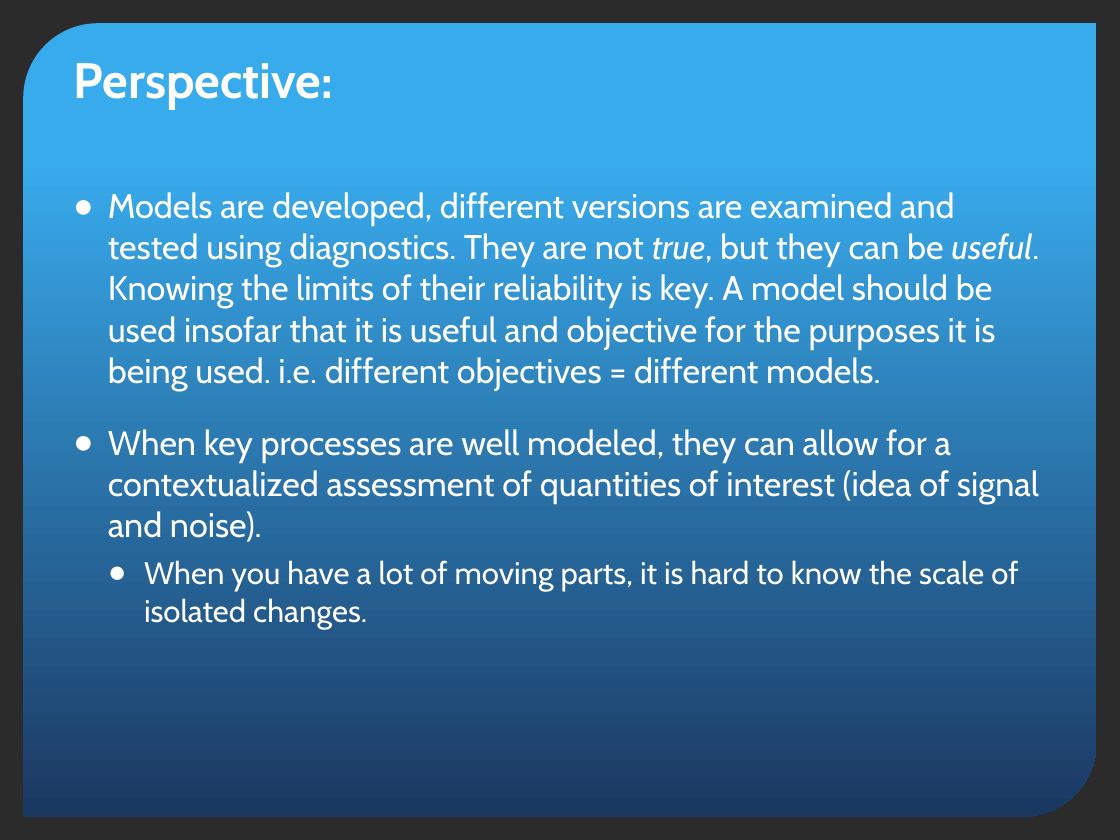
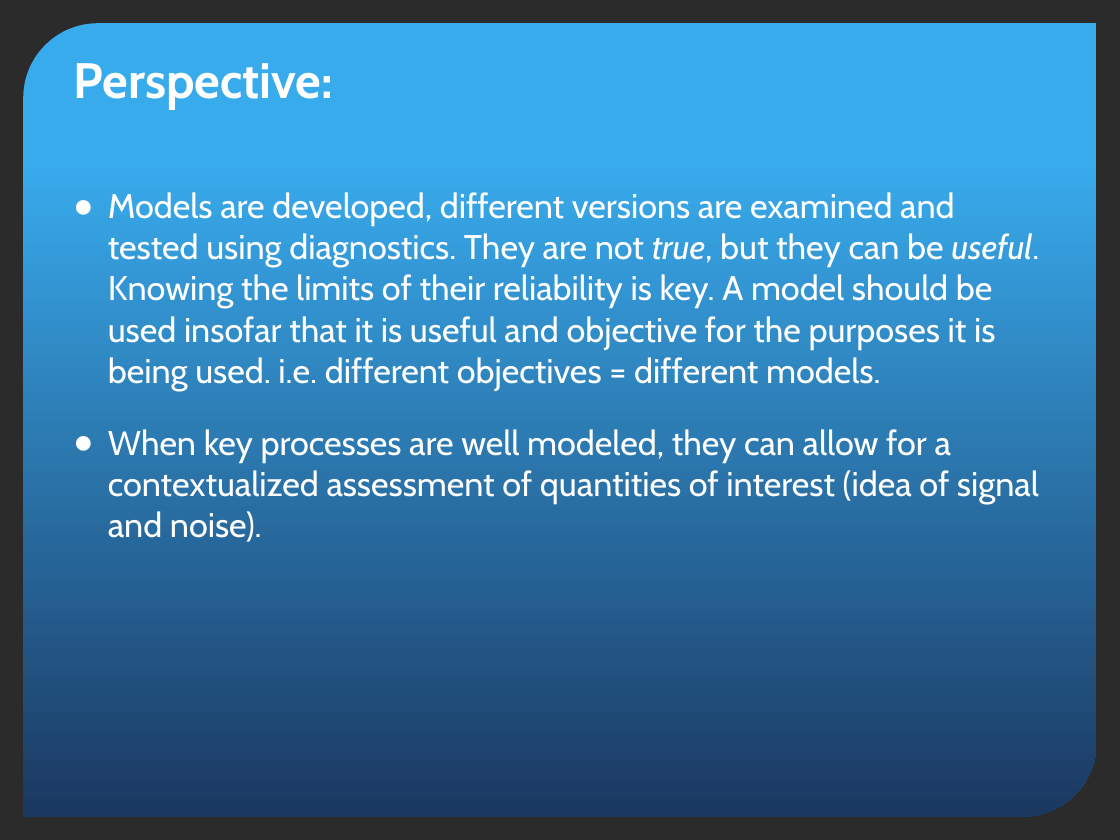
Before and after one commit to TobieSurette/snow-crab-population-dynamics, a slide deck: slide 18 of snow crab/Population Model.pptx (slide 17 before the commit). Drawn at 1120x840 pixels with LibreOffice and Linux fonts; fonts in the diff are those of the drawing; background and template pictures are left out; a plain dark background stands for a picture behind light text. Boxes give left, top, right and bottom in pixels: in the first picture for what was removed or moved away, otherwise in the second. Text is boxed around its words. In the diff, an @@ line names an element or a change of style, - is before the commit and + after.

```diff
--- a/snow crab/Population Model.pptx
+++ b/snow crab/Population Model.pptx
@@ text at (144,560,1018,629): paragraph removed @@
-  ● When you have a lot of moving parts, it is hard to know the scale of isolated changes.
```
Also in this commit, not shown: 12 other slides changed, 4 slides added, 3 slides removed.
